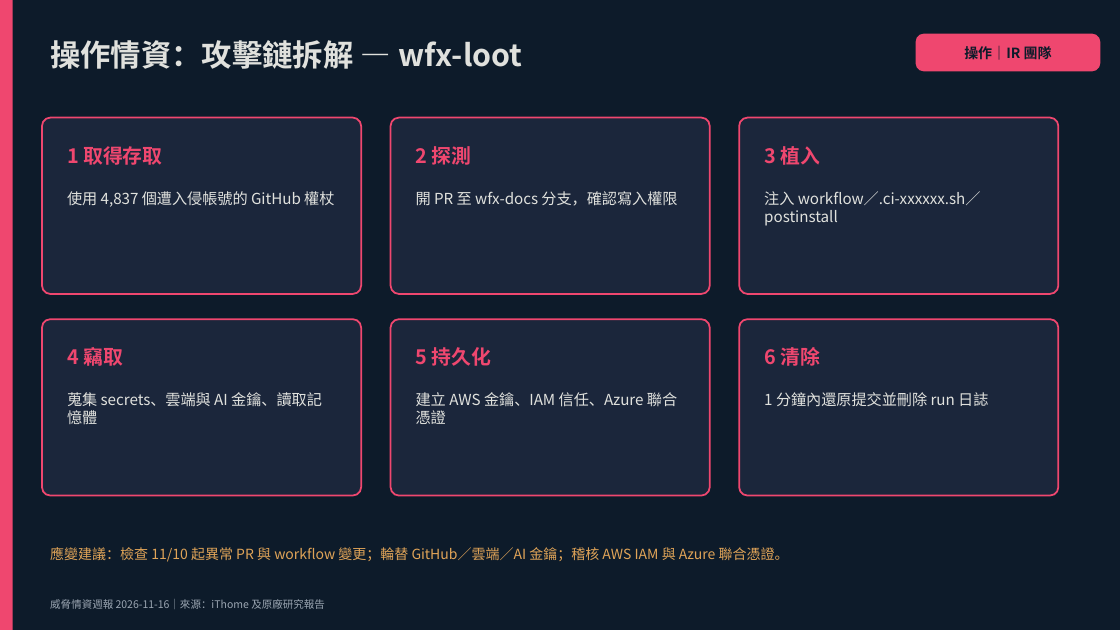
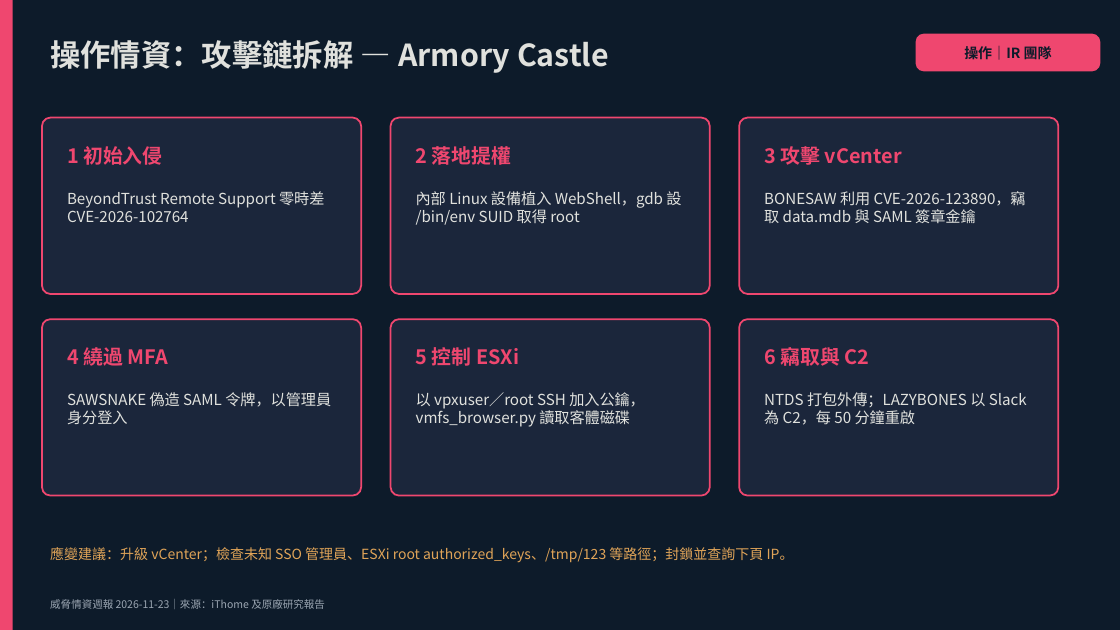
Before and after one commit to fei3363/cdp-tool, a slide deck: slide 8 of threat_intel_report_202611.pptx. Drawn at 1120x630 pixels with LibreOffice and Linux fonts; fonts in the diff are those of the drawing. Boxes give left, top, right and bottom in pixels: in the first picture for what was removed or moved away, otherwise in the second. Text is boxed around its words. In the diff, an @@ line names an element or a change of style, - is before the commit and + after.

```diff
--- a/threat_intel_report_202611.pptx
+++ b/threat_intel_report_202611.pptx
@@ text at bbox=[50, 40, 609, 73]: text changed @@
-操作情資：攻擊鏈拆解 — wfx-loot
+操作情資：攻擊鏈拆解 — Armory Castle
@@ text at bbox=[67, 146, 162, 165]: text changed @@
-1 取得存取
+1 初始入侵
@@ text at bbox=[416, 146, 511, 165]: text changed @@
-2 探測
+2 落地提權
@@ text at bbox=[764, 146, 902, 165]: text changed @@
-3 植入
+3 攻擊 vCenter
@@ text at bbox=[67, 191, 324, 222]: text changed @@
-使用 4,837 個遭入侵帳號的 GitHub 權杖
+BeyondTrust Remote Support 零時差 CVE-2026-102764
@@ text at bbox=[416, 191, 681, 225]: text changed @@
-開 PR 至 wfx-docs 分支，確認寫入權限
+內部 Linux 設備植入 WebShell，gdb 設 /bin/env SUID 取得 root
@@ text at bbox=[764, 191, 1026, 223]: text changed @@
-注入 workflow／.ci-xxxxxx.sh／postinstall
+BONESAW 利用 CVE-2026-123890，竊取 data.mdb 與 SAML 簽章金鑰
@@ text at bbox=[67, 347, 168, 366]: text changed @@
-4 竊取
+4 繞過 MFA
@@ text at bbox=[416, 347, 519, 366]: text changed @@
-5 持久化
+5 控制 ESXi
@@ text at bbox=[764, 347, 870, 366]: text changed @@
-6 清除
+6 竊取與 C2
@@ text at bbox=[67, 392, 331, 424]: text changed @@
-蒐集 secrets、雲端與 AI 金鑰、讀取記憶體
+SAWSNAKE 偽造 SAML 令牌，以管理員身分登入
@@ text at bbox=[416, 392, 645, 427]: text changed @@
-建立 AWS 金鑰、IAM 信任、Azure 聯合憑證
+以 vpxuser／root SSH 加入公鑰，vmfs_browser.py 讀取客體磁碟
@@ text at bbox=[764, 392, 1027, 425]: text changed @@
-1 分鐘內還原提交並刪除 run 日誌
+NTDS 打包外傳；LAZYBONES 以 Slack 為 C2，每 50 分鐘重啟
@@ text at bbox=[50, 547, 794, 563]: text changed @@
-應變建議：檢查 11/10 起異常 PR 與 workflow 變更；輪替 GitHub／雲端／AI 金鑰；稽核 AWS IAM 與 Azure 聯合憑證。
+應變建議：升級 vCenter；檢查未知 SSO 管理員、ESXi root authorized_keys、/tmp/123 等路徑；封鎖並查詢下頁 IP。
@@ text at bbox=[50, 599, 325, 609]: text changed @@
-威脅情資週報 2026-11-16｜來源：iThome 及原廠研究報告
+威脅情資週報 2026-11-23｜來源：iThome 及原廠研究報告
```
Also in this commit, not shown: 12 other slides changed, 1 other file.
